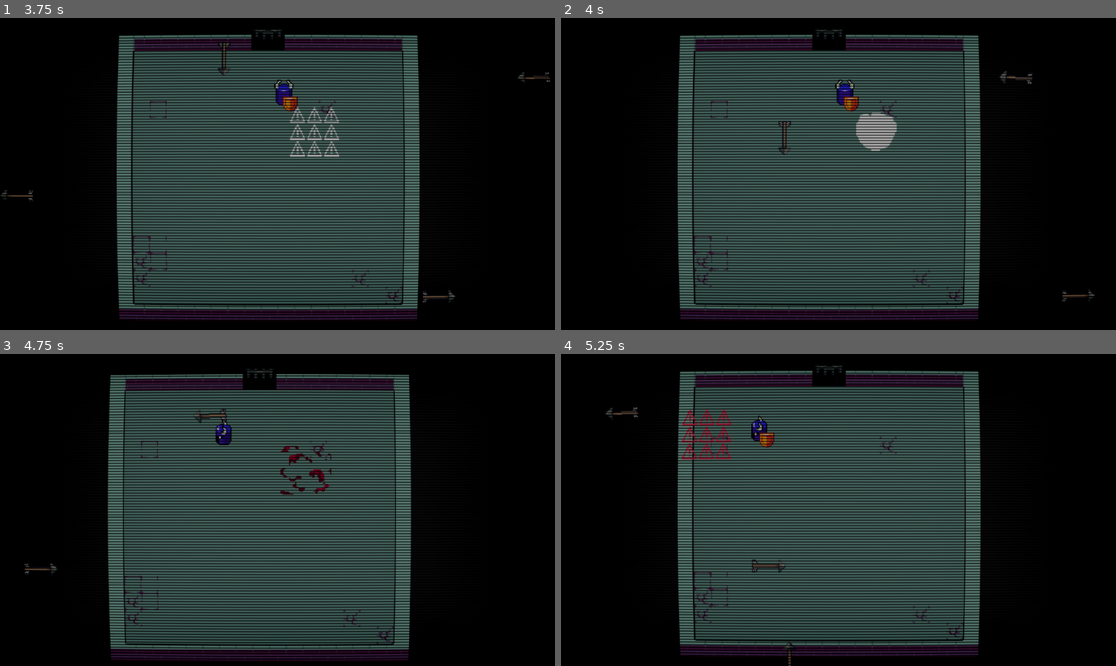
Above: before the commit, frames 1-4 (two rows, left to right).
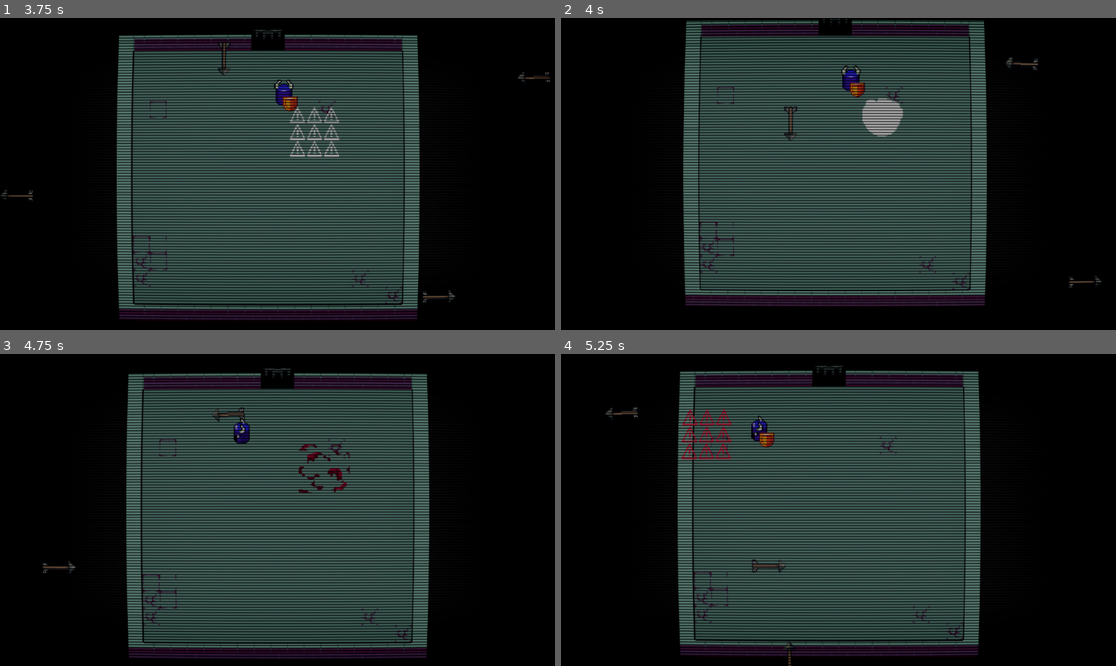
Above: after the commit, the same moments.

Repository: rddtz/gamejamplus
Game: Godot game, scene res://scenes/main.tscn
The game is run twice, just before and just after one commit, with the same random seed, the same clock (stepped at 60 frames per second) and the same inputs.
Inputs:
- Up to frame 1 (3.75 s): tap Enter at 0.5 s; hold Right (RIGHT) 0.53-1.28 s; hold Space (parry_block) 0.53-1.28 s; hold S (DOWN) 1.28-2.03 s; tap Space (parry_block) at 1.35, 2.85 s; hold Right (RIGHT) 2.03-2.78 s; hold Space (parry_block) 2.03-2.78 s; hold W (UP) 2.78-3.53 s; hold A (LEFT) from 3.53 s (still down); hold Space (parry_block) from 3.53 s (still down)
- Up to frame 2 (4 s): keep holding A (LEFT); keep holding Space (parry_block)
- Up to frame 3 (4.75 s): keep holding A (LEFT); release Space (parry_block) at 4.28 s; tap Space (parry_block) at 4.35 s
- Up to frame 4 (5.25 s): release A (LEFT) at 5.03 s; hold S (DOWN) from 5.03 s (still down); hold Space (parry_block) from 5.03 s (still down)

Frame 1 is identical in both runs. In frame 2, 12% of the frame differs, in the area x 21-98%, y 0-97%; in frame 3, 10%; in frame 4, nothing differs.

Commit message:
particula

Diff:
--- a/plus/scenes/explosao.tscn
+++ b/plus/scenes/explosao.tscn
@@ -152,10 +152,10 @@
 tracks/0/interp = 1
 tracks/0/loop_wrap = true
 tracks/0/keys = {
-"times": PackedFloat32Array(0, 1.4),
-"transitions": PackedFloat32Array(1, 1),
-"update": 1,
-"values": [true, false]
+"times": PackedFloat32Array(0),
+"transitions": PackedFloat32Array(1),
+"update": 1,
+"values": [true]
 }
 tracks/1/type = "value"
 tracks/1/imported = false
--- a/plus/scenes/flecha.tscn
+++ b/plus/scenes/flecha.tscn
@@ -70,7 +70,7 @@
 [sub_resource type="RectangleShape2D" id="RectangleShape2D_h6vc3"]
 size = Vector2(8, 12)
 
-[node name="Flecha" type="Node2D"]
+[node name="Flecha" type="Area2D"]
 script = ExtResource("1_gpbhr")
 
 [node name="AnimatedSprite2D" type="AnimatedSprite2D" parent="."]
@@ -78,9 +78,6 @@
 autoplay = "default"
 frame_progress = 0.0888726
 
-[node name="Area2D" type="Area2D" parent="."]
-z_index = 2
-
-[node name="CollisionShape2D" type="CollisionShape2D" parent="Area2D"]
+[node name="CollisionShape2D" type="CollisionShape2D" parent="."]
 position = Vector2(12, 2)
 shape = SubResource("RectangleShape2D_h6vc3")
--- /dev/null
+++ b/plus/scenes/particle_arrow.tscn
@@ -0,0 +1,21 @@
+[gd_scene load_steps=3 format=3 uid="uid://c458kkmsbudrv"]
+
+[ext_resource type="Script" path="res://scripts/particles.gd" id="1_rpq00"]
+[ext_resource type="Texture2D" uid="uid://cf6wfb0alwxt2" path="res://assets/particle.png" id="2_8hshm"]
+
+[node name="ParticleArrow" type="Node2D"]
+script = ExtResource("1_rpq00")
+sprite = ExtResource("2_8hshm")
+color = Color(0.594276, 0.479261, 0.360252, 1)
+max_direction = 360.0
+max_rotation = 360.0
+rotate_bool = true
+min_speed_rotation = 900.0
+max_speed_rotation = 1500.0
+min_scale = 0.5
+min_speed = 90.0
+max_speed = 180.0
+min_life = 15
+max_life = 30
+
+[node name="Sprite2D" type="Sprite2D" parent="."]
--- a/plus/scripts/explosao.gd
+++ b/plus/scripts/explosao.gd
@@ -1,4 +1,9 @@
 extends Area2D
+
+var id := "Bomba"
+@onready var sprite: AnimatedSprite2D = $AnimatedSprite2D
+var explodiu := false
+@onready var collision: CollisionShape2D = $CollisionShape2D
 
 
 # Called when the node enters the scene tree for the first time.
@@ -8,7 +13,14 @@
 
 # Called every frame. 'delta' is the elapsed time since the previous frame.
 func _process(delta: float) -> void:
-	pass
+	if sprite.animation == "explosao" && !explodiu:
+		Global.screen_shake(25.0)
+		explodiu = true
+
+	if sprite.animation == "explosao" && sprite.frame == 2:
+		collision.disabled = false
+	else:
+		collision.disabled = true
 
 func destroy():
 	queue_free()
--- a/plus/scripts/flecha.gd
+++ b/plus/scripts/flecha.gd
@@ -3,6 +3,9 @@
 @export var direction : int
 @export var speed : float
 @onready var animated_sprite_2d: AnimatedSprite2D = $AnimatedSprite2D
+var id := "Flecha"
+
+var particle := preload("res://scenes/particle_arrow.tscn")
 
 var flip_h = 0
 # Called when the node enters the scene tree for the first time.
@@ -20,3 +23,7 @@
 	#if direction == -1:
 	#	position.x += sin(deg_to_rad(direction)) * speed * delta
 	#	position.y += cos(deg_to_rad(direction)) * speed * delta
+
+func destroy_player():
+	Global.create_particles(particle, 20, 30, position.x, position.y, 0, 0, 0, 0)
+	queue_free()
--- a/plus/scripts/global.gd
+++ b/plus/scripts/global.gd
@@ -18,3 +18,17 @@
 func screen_shake(force : float):
 	shake = true
 	shake_force = force
+
+#Funcao que vai criar as particulas
+func create_particles(particles : Resource, min_amount : int, max_amount : int,
+x : float, y: float, min_x : float, max_x : float, min_y : float, max_y : float):
+
+	var amount := randi_range(min_amount, max_amount)
+
+	for i in amount:
+		var x_temp := randf_range(min_x, max_x)
+		var y_temp := randf_range(min_y, max_y)
+
+		var particle = particles.instantiate()
+		particle.position = Vector2(x + x_temp, y + y_temp)
+		get_tree().current_scene.add_child(particle, true)
--- /dev/null
+++ b/plus/scripts/particles.gd
@@ -0,0 +1,85 @@
+class_name Particle
+extends Node2D
+
+@export var sprite : Texture
+@export var color : Color = Color.WHITE
+@export_range(0.0, 360.0) var min_direction : float
+@export_range(0.0, 360.0) var max_direction : float
+@export_range(0.0, 360.0) var min_rotation : float
+@export_range(0.0, 360.0) var max_rotation : float
+@export var rotate_bool : bool
+@export var min_speed_rotation : float
+@export var max_speed_rotation : float
+@export var min_scale : float = 1
+@export var max_scale : float = 1
+@export var min_speed : float
+@export var max_speed : float
+@export var min_life : int
+@export var max_life : int
+@export var gravity : bool
+@export var gravity_speed : float
+
+@onready var sprite_2d: Sprite2D = $Sprite2D
+
+var life_max : int
+var life_index : int
+var speed : float
+var scale_index := 1.0
+var direction := 0
+var speed_rotation := 0
+var speed_x := 0.0
+var speed_y := 0.0
+var alpha_inicial : float
+
+# Called when the node enters the scene tree for the first time.
+func _ready() -> void:
+	#Configurando a imagem
+	sprite_2d.texture = sprite
+	sprite_2d.modulate = color
+	alpha_inicial = color.a
+	scale_index = randf_range(min_scale, max_scale)
+	sprite_2d.scale = Vector2(scale_index, scale_index)
+	sprite_2d.rotation_degrees = randf_range(min_rotation, max_rotation)
+
+	#Configuracoes da particula
+	life_max = randi_range(min_life, max_life)
+	life_index = life_max
+	speed = randf_range(min_speed, max_speed)
+	@warning_ignore("narrowing_conversion")
+	direction = randf_range(min_direction, max_direction)
+	@warning_ignore("narrowing_conversion")
+	speed_rotation = randf_range(min_speed_rotation, max_speed_rotation)
+
+	#Pegando o angulo
+	var angle_temp := direction * PI / 180
+	speed_x = speed * cos(angle_temp)
+	speed_y = speed * sin(angle_temp) * -1
+
+
+# Called every frame. 'delta' is the elapsed time since the previous frame.
+func _process(_delta: float) -> void:
+	pass
+
+
+func _physics_process(delta: float) -> void:
+	#Movendo a particula
+	position.x += speed_x * delta
+	position.y += speed_y * delta
+
+	#Fazendo a particula cair
+	if gravity:
+		speed_y += gravity_speed * delta
+
+	#Diminuindo a alpha
+	#sprite_2d.modulate.a = (alpha_inicial * life_index) / life_max;
+
+	#Rotacionando
+	if rotate_bool:
+		sprite_2d.rotation_degrees += speed_rotation * delta
+
+	#Morrendo
+	@warning_ignore("narrowing_conversion")
+	life_index -= 1 * delta
+
+	if life_index <= 0:
+		queue_free()
--- a/plus/scripts/player.gd
+++ b/plus/scripts/player.gd
@@ -97,6 +97,10 @@
 		player_has_shield = true
 
 func _on_dano_area_entered(area: Area2D) -> void:
+
+	if area.id == "Flecha":
+		area.destroy_player()
+
 	if defendendo && parry_timer > 0:
 		print("parry")
 		foi_parry = true
@@ -112,6 +116,7 @@
 		timer_shield = STIME
 		return
 	else:
+		#pass
 		get_tree().reload_current_scene()
 
 func _input(event: InputEvent) -> void:
Binary file added: plus/assets/particle.png
Not shown, added: plus/assets/particle.png.import
Binary file changed: plus/leaderboard.40.translation
Not shown: 1 places in plus/scenes/main.tscn that only renumber resources
Not shown: 1 places in plus/scenes/main2.tscn that only renumber resources
